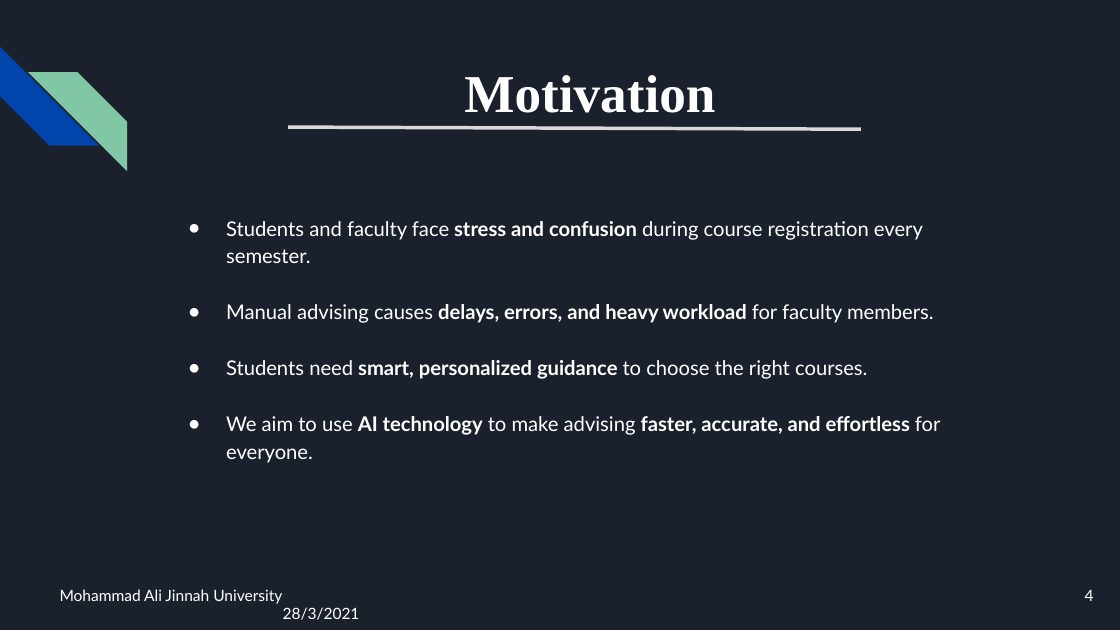
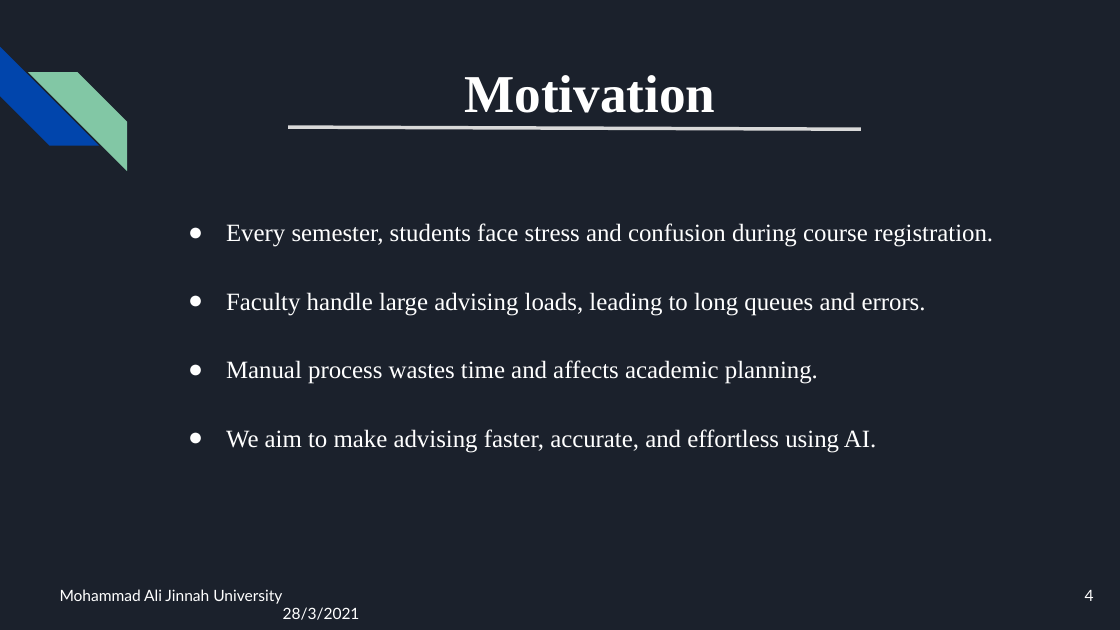
Before and after one commit to Ali-Razaaaaa/ADVISIFY-FYP, a slide deck: slide 4 of advisify (1).pptx. Drawn at 1120x630 pixels with LibreOffice and Linux fonts; fonts in the diff are those of the drawing. Boxes give left, top, right and bottom in pixels: in the first picture for what was removed or moved away, otherwise in the second. Text is boxed around its words. In the diff, an @@ line names an element or a change of style, - is before the commit and + after.

```diff
--- a/advisify (1).pptx
+++ b/advisify (1).pptx
@@ text at (226, 223, 993, 453): text changed; size 13 to 16 pt; font Lato to Times New Roman @@
-● Students and faculty face stress and confusion during course registration every semester.
-● Manual advising causes delays, errors, and heavy workload for faculty members.
-● Students need smart, personalized guidance to choose the right courses.
-● We aim to use AI technology to make advising faster, accurate, and effortless for everyone.
+● Every semester, students face stress and confusion during course registration.
+● Faculty handle large advising loads, leading to long queues and errors.
+● Manual process wastes time and affects academic planning.
+● We aim to make advising faster, accurate, and effortless using AI.
```
Also in this commit, not shown: 6 other slides changed, 1 slide added, 7 other files.
